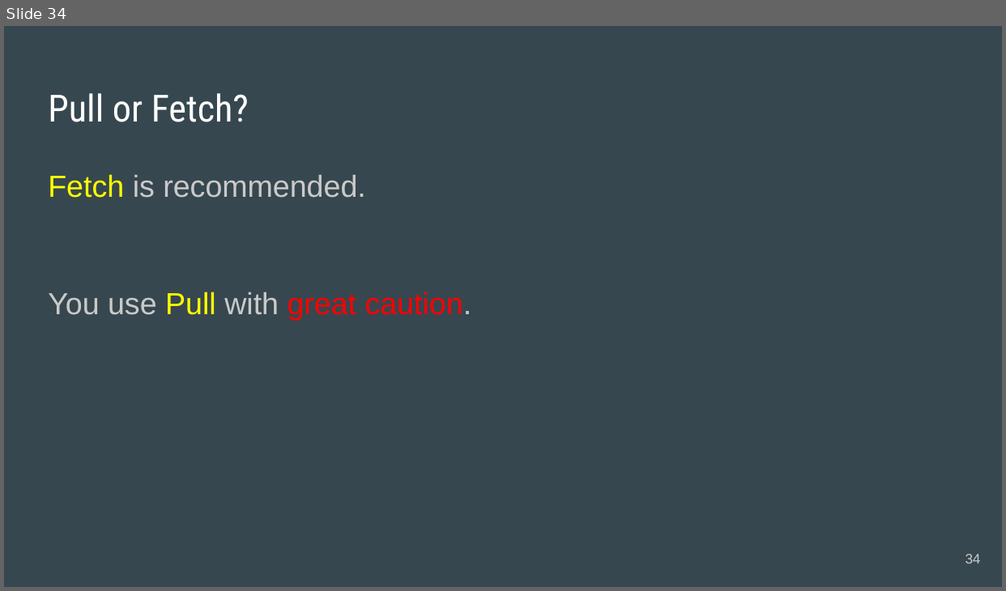
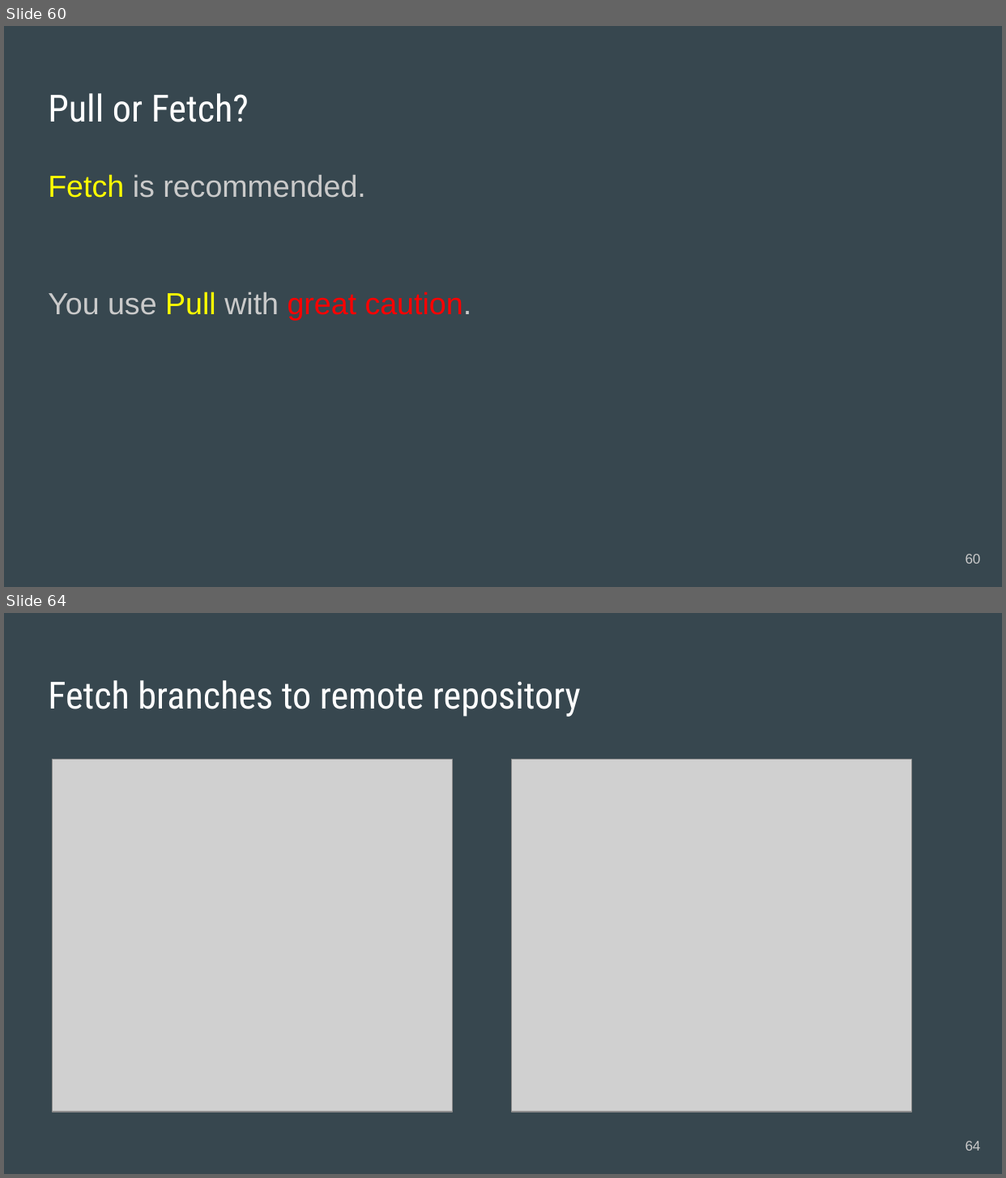
Before and after one commit to acchi17/StudyGit, a slide deck: GitStudySession.pptx. Shown one above the other, each under a label of ours: slide 34 before the commit, slides 60 and 64 after it; the slides between them are not shown. The pictures are 1006x591 and 1006x1178 pixels, drawn with LibreOffice and Linux fonts; fonts in the diff are those of the drawing; grey boxes stand for pictures. Boxes give left, top, right and bottom in pixels: in the first picture for what was removed or moved away, otherwise in the second. Text is boxed around its words. In the diff, an @@ line names an element or a change of style, - is before the commit and + after.

Commit message:
Change@branch6

```diff
--- a/GitStudySession.pptx
+++ b/GitStudySession.pptx
@@ slide 64 added at (x1=4, y1=613, x2=1002, y2=1174), background #37474F @@
@@ title added at (x1=48, y1=680, x2=581, y2=717), 27 pt, text #FFFFFF @@
+Fetch branches to remote repository
@@ picture added at (x1=52, y1=760, x2=452, y2=1112) @@
@@ picture added at (x1=512, y1=760, x2=912, y2=1112) @@
@@ page number added at (x1=965, y1=1141, x2=981, y2=1151), 10 pt, text #CACACA @@
+64
@@ what was slide 34 is now slide 60 @@
@@ page number at (x1=965, y1=554, x2=981, y2=564): text changed @@
-34
+60
```
Also in this commit, not shown: 7 slides changed, 34 other slides added, 2 slides removed.
